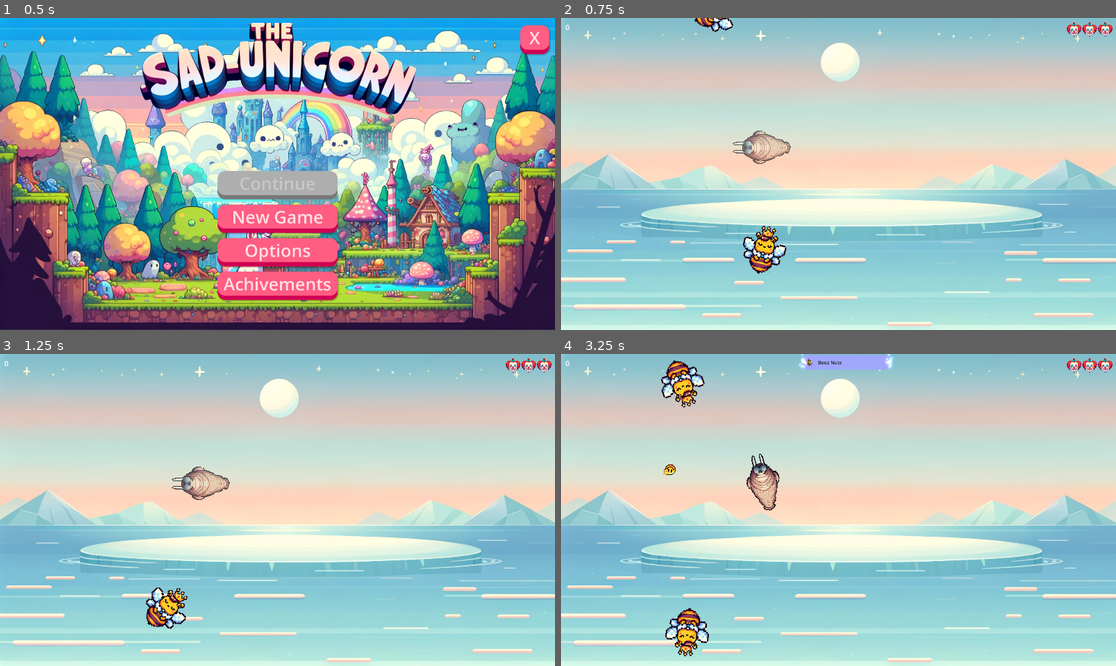
Above: before the commit, frames 1-4 (two rows, left to right).
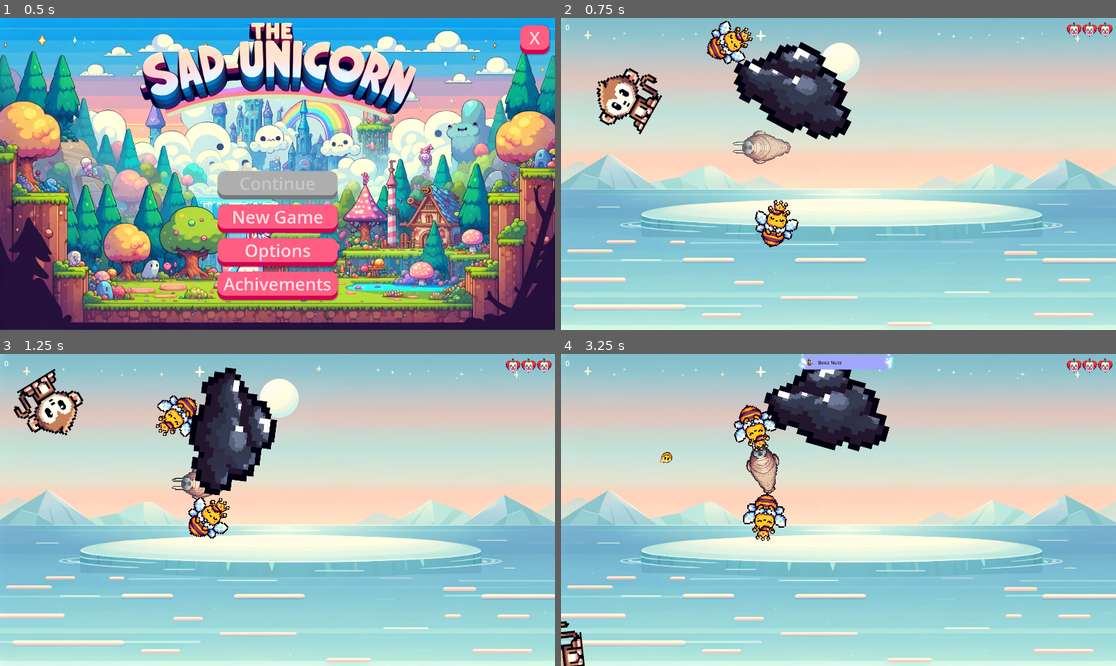
Above: after the commit, the same moments.

Repository: bytedev-code/the-sad-unicorn
Game: Godot game, scene res://menu/menu.tscn
The game is run twice, just before and just after one commit, with the same random seed, the same clock (stepped at 60 frames per second) and the same inputs.
Inputs (mouse positions are in pixels of both pictures, inside the frame that each line leads up to):
- Up to frame 1 (0.5 s): no input
- Up to frame 2 (0.75 s): click "New Game" at 0.5 s
- Up to frame 3 (1.25 s): no input
- Up to frame 4 (3.25 s): move the mouse to (960, 494) at 1.27 s; hold D (player_rotate_right) 1.28-2.03 s; hold Space (player_shoot) 1.28-2.03 s; move the mouse to (727, 525) at 2.02 s; hold A (player_rotate_left) 2.03-2.78 s; tap K at 2.1 s; move the mouse to (894, 441) at 2.77 s; hold D (player_rotate_right) from 2.78 s (still down); hold Space (player_shoot) from 2.78 s (still down)

Frame 1 is identical in both runs. In frame 2, 7.9% of the frame differs, in the area x 6-53%, y 0-82%; in frame 3, 7.9%; in frame 4, 8.2%, in the area x 0-60%, y 2-100%.

Commit message:
minor enemy changes

Diff:
--- a/EnemyGenerator.gd
+++ b/EnemyGenerator.gd
@@ -6,6 +6,7 @@
 @export var ENEMY_CONTAINER: NodePath
 
 @export var BOSS_SCORE_THRESHOLD: int = 100
+@export var INITIAL_ENEMIES: int = 2
 @export var NEW_ENEMIES_THRESHOLD: int = 2
 @export var GAME_MANAGER: NodePath
 
@@ -22,7 +23,7 @@
 	enemy_spawn_timer.timeout.connect(_spawn_new_enemies)
 	add_child(enemy_spawn_timer)
 
-	for i in range(2):
+	for i in range(INITIAL_ENEMIES):
 		_spawn_random_enemy()
 
 func _spawn_new_enemies():
--- a/blueprints/enemies/bee_queen.tscn
+++ b/blueprints/enemies/bee_queen.tscn
@@ -15,6 +15,7 @@
 SPLIT_INTO = ExtResource("2_ah7fu")
 SPLIT_NUMBER = 6
 SCORE = 5
+MOVE_AI = 2
 
 [node name="CollisionShape2D" type="CollisionShape2D" parent="."]
 position = Vector2(-0.999998, 0)
--- a/blueprints/enemies/unicorn.tscn
+++ b/blueprints/enemies/unicorn.tscn
@@ -13,9 +13,9 @@
 script = ExtResource("1_t3y76")
 DEATH_TEXTURE = ExtResource("2_knjnp")
 ROTATE = false
-SPEED = 400.0
+SPEED = 300.0
 SCORE = 100
-HITPOINTS = 2
+HITPOINTS = 10
 MOVE_AI = 2
 
 [node name="CollisionShape2D" type="CollisionShape2D" parent="."]
--- a/game.tscn
+++ b/game.tscn
@@ -23,7 +23,7 @@
 ENEMY_BLUEPRINTS = Array[PackedScene]([ExtResource("3_q5dd1"), ExtResource("3_lnoqa"), ExtResource("4_uc4ws"), ExtResource("5_iliv0"), ExtResource("6_v2tw8"), ExtResource("7_w0a7w"), ExtResource("8_it680"), ExtResource("9_r8c38")])
 UNICORN_BLUEPRINT = ExtResource("3_73p12")
 ENEMY_CONTAINER = NodePath("../enemies")
-BOSS_SCORE_THRESHOLD = 10
+INITIAL_ENEMIES = 4
 GAME_MANAGER = NodePath("..")
 
 [node name="Background" type="TextureRect" parent="."]
Not shown: 1 places in game.tscn that only renumber resources
